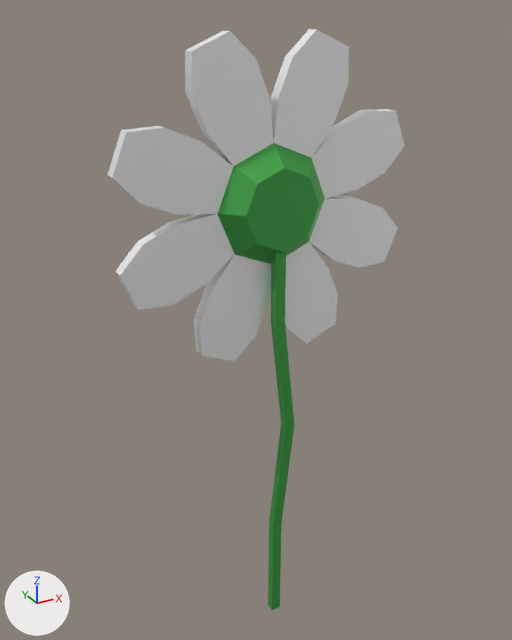
Two versions of the glTF model src/components/objects/Flower/flower.gltf, one commit apart.
Before and after are seen from a 50 mm camera at (-1.36, -2.29, 2.72) aimed at (-0.01, 0.16, 1.49). The lights are fixed; the arrows at lower left show +X, +Y and +Z. Where no turn or scale is listed for an object, it has been applied to the vertices.

Script lines for the objects in view, before the commit:
```python
mat_blinn9sg_001 = bpy.data.materials.new('blinn9SG.001')
mat_blinn9sg_001.use_nodes = True; mat_blinn9sg_001.node_tree.nodes.clear()
_N = mat_blinn9sg_001.node_tree.nodes; _L = mat_blinn9sg_001.node_tree.links
n0 = _N.new('ShaderNodeBsdfPrincipled'); n0.name = 'Principled BSDF'
n0.inputs[1].default_value = 0.5  # 'Metallic'
n1 = _N.new('ShaderNodeOutputMaterial'); n1.name = 'Material Output'
n2 = _N.new('ShaderNodeMix'); n2.name = 'Mix'
n2.data_type = 'RGBA'
n2.blend_type = 'MULTIPLY'
n2.inputs[0].default_value = 1.0  # 'Factor'
n2.inputs[7].default_value = (0.0667, 0.427, 0.0784, 1.0)  # 'B', green #49af4f
n3 = _N.new('ShaderNodeVertexColor'); n3.name = 'Color Attribute'
_L.new(n0.outputs[0], n1.inputs[0])  # 'BSDF' to 'Surface'
_L.new(n2.outputs[2], n0.inputs[0])  # 'Result' to 'Base Color'
_L.new(n3.outputs[0], n2.inputs[6])  # 'Color' to 'A'
me_mesh_0 = bpy.data.meshes.new('Mesh_0')
me_mesh_0.from_pydata(...)  # 158 vertices, 308 faces; spans x -0.63..0.63, y -0.03..0.17, z 0.0..2.65
# faces by material slot: [208, 60, 40]
me_mesh_0.materials.append(mat_blinn6sg)
me_mesh_0.materials.append(mat_blinn9sg_001)
me_mesh_0.materials.append(mat_blinn2sg)
ob_pcylinder25 = bpy.data.objects.new('pCylinder25', me_mesh_0)
ob_pcylinder25.location = (0.0, 0.0, 0.0)
```
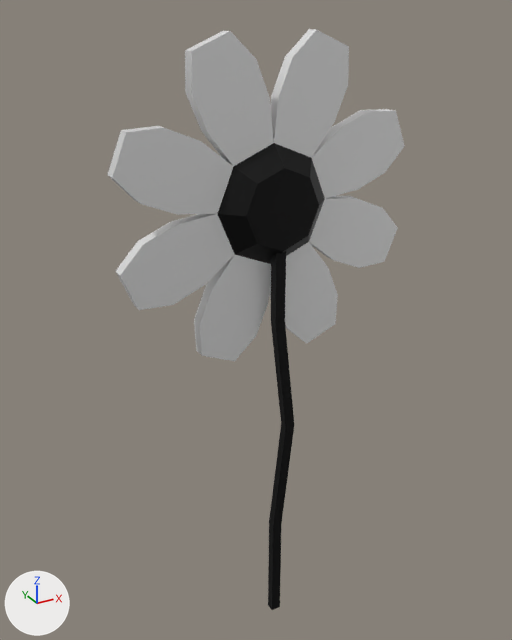
Boxes (x1, y1, x2, y2) around the edits, measured in the pictures (512 x 640 px):
'pCylinder25', surface changed (green to black)
    both: (107, 29, 362, 610)

What changed in the scene script:
```text
Change mat_blinn9sg_001:
    where n2 = _N.new('ShaderNodeMix'); n2.name = 'Mix'
    n2.inputs[7].default_value: (0.0667, 0.427, 0.0784, 1.0) -> (0.0, 0.0, 0.0, 1.0)  # 'B', green #49af4f -> 'B', black #000000
```
